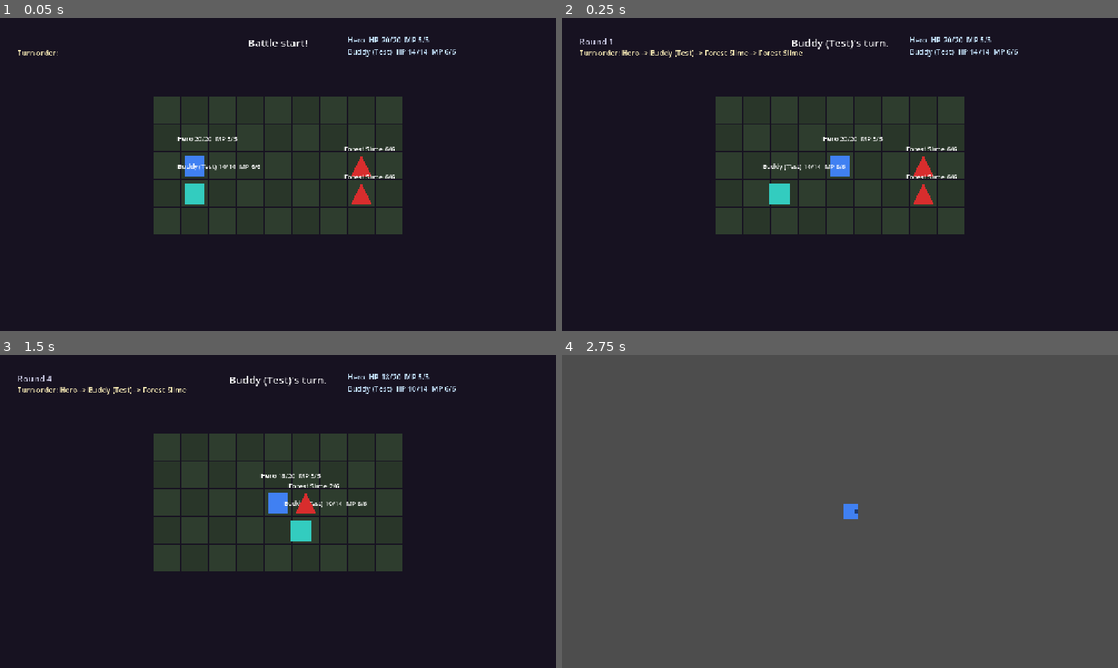
Above: before the commit, frames 1-4 (two rows, left to right).
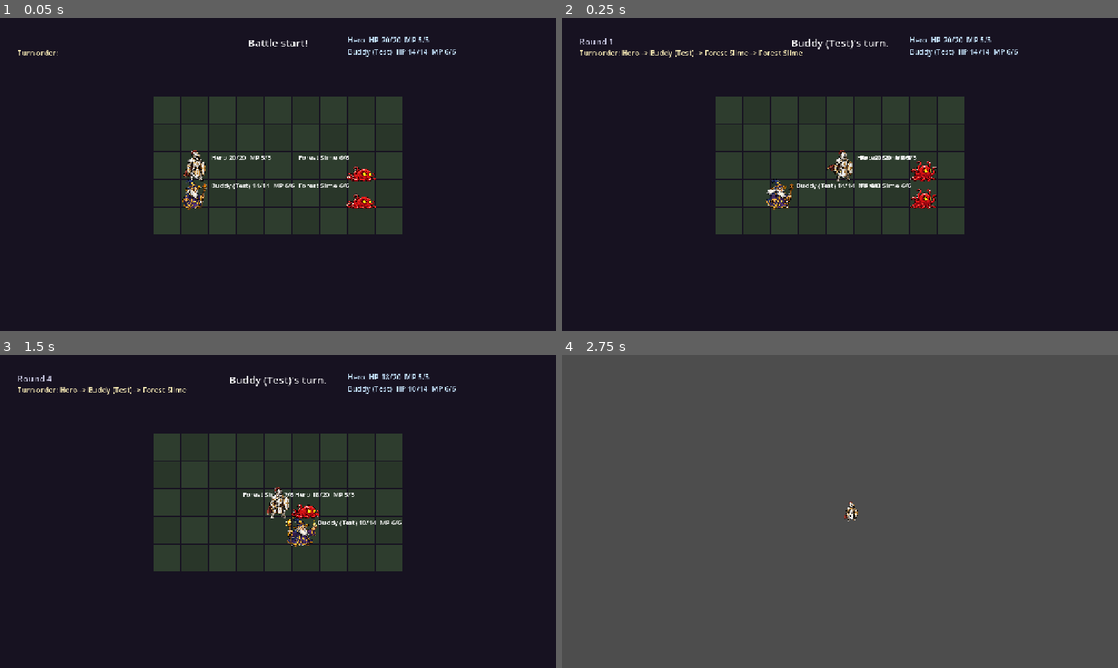
Above: after the commit, the same moments.

Repository: KaydenClark/Dungeon_Friends_Game
Game: Godot game, scene res://tests/run_tests.tscn
Same seed, same stepped clock (60 frames per second), same inputs: the game is played once before the commit and once after it. This scene is started directly instead of the project's main scene.
Inputs (mouse positions are in pixels of both pictures, inside the frame that each line leads up to):
- Up to frame 1 (0.05 s): no input
- Up to frame 2 (0.25 s): no input
- Up to frame 3 (1.5 s): tap Enter at 0.5 s; move the mouse to (400, 495) at 0.52 s; hold D (move_right) 0.53-1.28 s; hold E (confirm) 0.53-1.28 s; click (400, 495) at 0.67 s; tap Space (jump) at 0.77 s; move the mouse to (166, 527) at 1.27 s; hold S (move_down) from 1.28 s (still down); tap 1 at 1.35 s
- Up to frame 4 (2.75 s): tap Space (jump) at 1.52 s; move the mouse to (895, 442) at 2.02 s; release S (move_down) at 2.03 s; hold D (move_right) from 2.03 s (still down); tap 2 at 2.1 s

The runs differ from the first frame. In frame 1, 1.6% of the frame differs, in the area x 31-71%, y 38-62%; in frame 2, 1.6%; in frame 3, 1.3%; in frame 4, 0.1%.

Commit message:
Wire generated runtime character sprites

Diff:
--- a/game/data/characters/companion_test.tres
+++ b/game/data/characters/companion_test.tres
@@ -1,8 +1,9 @@
-[gd_resource type="Resource" script_class="CharacterStats" load_steps=4 format=3]
+[gd_resource type="Resource" script_class="CharacterStats" load_steps=5 format=3]
 
 [ext_resource type="Script" path="res://scripts/data/character_stats.gd" id="1_hero"]
 [ext_resource type="Resource" path="res://data/abilities/strike.tres" id="2_strike"]
 [ext_resource type="Resource" path="res://data/abilities/mend.tres" id="3_mend"]
+[ext_resource type="SpriteFrames" path="res://data/sprites/buddy_wizard_idle.tres" id="4_sprite"]
 
 [resource]
 script = ExtResource("1_hero")
@@ -15,4 +16,5 @@
 speed = 4
 move_range = 3
 attack_range = 1
+sprite_frames = ExtResource("4_sprite")
 starting_abilities = [ExtResource("2_strike"), ExtResource("3_mend")]
--- a/game/data/characters/hero.tres
+++ b/game/data/characters/hero.tres
@@ -1,7 +1,8 @@
-[gd_resource type="Resource" script_class="CharacterStats" load_steps=3 format=3]
+[gd_resource type="Resource" script_class="CharacterStats" load_steps=4 format=3]
 
 [ext_resource type="Script" path="res://scripts/data/character_stats.gd" id="1_hero"]
 [ext_resource type="Resource" path="res://data/abilities/strike.tres" id="2_strike"]
+[ext_resource type="SpriteFrames" path="res://data/sprites/hero_knight_idle.tres" id="3_sprite"]
 
 [resource]
 script = ExtResource("1_hero")
@@ -14,4 +15,5 @@
 speed = 5
 move_range = 3
 attack_range = 1
+sprite_frames = ExtResource("3_sprite")
 starting_abilities = [ExtResource("2_strike")]
--- a/game/data/enemies/boss_slime.tres
+++ b/game/data/enemies/boss_slime.tres
@@ -1,6 +1,7 @@
-[gd_resource type="Resource" script_class="EnemyStats" load_steps=2 format=3]
+[gd_resource type="Resource" script_class="EnemyStats" load_steps=3 format=3]
 
 [ext_resource type="Script" path="res://scripts/data/enemy_stats.gd" id="1_boss"]
+[ext_resource type="SpriteFrames" path="res://data/sprites/red_ooze_idle.tres" id="2_sprite"]
 
 [resource]
 script = ExtResource("1_boss")
@@ -13,3 +14,4 @@
 ai_behavior = 1
 xp_reward = 25
 loot_table = PackedStringArray("forest_key", "potion", "potion")
+sprite_frames = ExtResource("2_sprite")
--- a/game/data/enemies/dungeon_slime.tres
+++ b/game/data/enemies/dungeon_slime.tres
@@ -1,6 +1,7 @@
-[gd_resource type="Resource" script_class="EnemyStats" load_steps=2 format=3]
+[gd_resource type="Resource" script_class="EnemyStats" load_steps=3 format=3]
 
 [ext_resource type="Script" path="res://scripts/data/enemy_stats.gd" id="1_dungeon"]
+[ext_resource type="SpriteFrames" path="res://data/sprites/red_ooze_idle.tres" id="2_sprite"]
 
 [resource]
 script = ExtResource("1_dungeon")
@@ -13,3 +14,4 @@
 ai_behavior = 1
 xp_reward = 12
 loot_table = PackedStringArray("dungeon_key", "potion")
+sprite_frames = ExtResource("2_sprite")
--- a/game/data/enemies/forest_slime.tres
+++ b/game/data/enemies/forest_slime.tres
@@ -1,6 +1,7 @@
-[gd_resource type="Resource" script_class="EnemyStats" load_steps=2 format=3]
+[gd_resource type="Resource" script_class="EnemyStats" load_steps=3 format=3]
 
 [ext_resource type="Script" path="res://scripts/data/enemy_stats.gd" id="1_slime"]
+[ext_resource type="SpriteFrames" path="res://data/sprites/red_ooze_idle.tres" id="2_sprite"]
 
 [resource]
 script = ExtResource("1_slime")
@@ -13,3 +14,4 @@
 ai_behavior = 0
 xp_reward = 5
 loot_table = PackedStringArray()
+sprite_frames = ExtResource("2_sprite")
--- /dev/null
+++ b/game/data/sprites/buddy_wizard_idle.tres
@@ -0,0 +1,27 @@
+[gd_resource type="SpriteFrames" load_steps=6 format=3]
+
+[ext_resource type="Texture2D" path="res://assets/art/sprites/runtime/buddy_wizard_idle.png" id="1_texture"]
+
+[sub_resource type="AtlasTexture" id="AtlasTexture_1"]
+atlas = ExtResource("1_texture")
+region = Rect2(0, 0, 128, 128)
+
+[sub_resource type="AtlasTexture" id="AtlasTexture_2"]
+atlas = ExtResource("1_texture")
+region = Rect2(128, 0, 128, 128)
+
+[sub_resource type="AtlasTexture" id="AtlasTexture_3"]
+atlas = ExtResource("1_texture")
+region = Rect2(256, 0, 128, 128)
+
+[sub_resource type="AtlasTexture" id="AtlasTexture_4"]
+atlas = ExtResource("1_texture")
+region = Rect2(384, 0, 128, 128)
+
+[resource]
+animations = [{
+"frames": [{"duration": 1.0, "texture": SubResource("AtlasTexture_1")}, {"duration": 1.0, "texture": SubResource("AtlasTexture_2")}, {"duration": 1.0, "texture": SubResource("AtlasTexture_3")}, {"duration": 1.0, "texture": SubResource("AtlasTexture_4")}],
+"loop": true,
+"name": &"idle",
+"speed": 4.0
+}]
--- /dev/null
+++ b/game/data/sprites/hero_knight_idle.tres
@@ -0,0 +1,27 @@
+[gd_resource type="SpriteFrames" load_steps=6 format=3]
+
+[ext_resource type="Texture2D" path="res://assets/art/sprites/runtime/hero_knight_idle.png" id="1_texture"]
+
+[sub_resource type="AtlasTexture" id="AtlasTexture_1"]
+atlas = ExtResource("1_texture")
+region = Rect2(0, 0, 128, 128)
+
+[sub_resource type="AtlasTexture" id="AtlasTexture_2"]
+atlas = ExtResource("1_texture")
+region = Rect2(128, 0, 128, 128)
+
+[sub_resource type="AtlasTexture" id="AtlasTexture_3"]
+atlas = ExtResource("1_texture")
+region = Rect2(256, 0, 128, 128)
+
+[sub_resource type="AtlasTexture" id="AtlasTexture_4"]
+atlas = ExtResource("1_texture")
+region = Rect2(384, 0, 128, 128)
+
+[resource]
+animations = [{
+"frames": [{"duration": 1.0, "texture": SubResource("AtlasTexture_1")}, {"duration": 1.0, "texture": SubResource("AtlasTexture_2")}, {"duration": 1.0, "texture": SubResource("AtlasTexture_3")}, {"duration": 1.0, "texture": SubResource("AtlasTexture_4")}],
+"loop": true,
+"name": &"idle",
+"speed": 4.0
+}]
--- /dev/null
+++ b/game/data/sprites/red_ooze_idle.tres
@@ -0,0 +1,27 @@
+[gd_resource type="SpriteFrames" load_steps=6 format=3]
+
+[ext_resource type="Texture2D" path="res://assets/art/sprites/runtime/red_ooze_idle.png" id="1_texture"]
+
+[sub_resource type="AtlasTexture" id="AtlasTexture_1"]
+atlas = ExtResource("1_texture")
+region = Rect2(0, 0, 128, 128)
+
+[sub_resource type="AtlasTexture" id="AtlasTexture_2"]
+atlas = ExtResource("1_texture")
+region = Rect2(128, 0, 128, 128)
+
+[sub_resource type="AtlasTexture" id="AtlasTexture_3"]
+atlas = ExtResource("1_texture")
+region = Rect2(256, 0, 128, 128)
+
+[sub_resource type="AtlasTexture" id="AtlasTexture_4"]
+atlas = ExtResource("1_texture")
+region = Rect2(384, 0, 128, 128)
+
+[resource]
+animations = [{
+"frames": [{"duration": 1.0, "texture": SubResource("AtlasTexture_1")}, {"duration": 1.0, "texture": SubResource("AtlasTexture_2")}, {"duration": 1.0, "texture": SubResource("AtlasTexture_3")}, {"duration": 1.0, "texture": SubResource("AtlasTexture_4")}],
+"loop": true,
+"name": &"idle",
+"speed": 5.0
+}]
--- /dev/null
+++ b/game/scenes/dev/runtime_sprite_showcase.tscn
@@ -0,0 +1,6 @@
+[gd_scene load_steps=2 format=3]
+
+[ext_resource type="Script" path="res://scripts/dev/runtime_sprite_showcase.gd" id="1_showcase"]
+
+[node name="RuntimeSpriteShowcase" type="Node"]
+script = ExtResource("1_showcase")
--- a/game/scripts/combat/combat.gd
+++ b/game/scripts/combat/combat.gd
@@ -630,7 +630,16 @@
 	for u in units:
 		u.node = Node2D.new()
 		u.node.position = _cell_pos(u.cell)
-		if u.is_player:
+		if u.sprite_frames != null:
+			var sprite := AnimatedSprite2D.new()
+			sprite.name = "RuntimeSprite"
+			sprite.sprite_frames = u.sprite_frames
+			sprite.animation = &"idle"
+			sprite.scale = Vector2.ONE * (0.58 if u.is_player else (0.68 if u.is_boss else 0.56))
+			sprite.z_index = 2
+			u.node.add_child(sprite)
+			sprite.play()
+		elif u.is_player:
 			var rect := ColorRect.new()
 			# Hero blue; companions teal so the party reads as two people.
 			rect.color = Color(0.25, 0.5, 0.95) if u.unit_id == "hero" \
@@ -646,7 +655,10 @@
 			tri.color = Color(0.55, 0.08, 0.12) if u.is_boss else Color(0.85, 0.18, 0.18)
 			u.node.add_child(tri)
 		u.info = Label.new()
-		u.info.position = Vector2(-40, -74 if u.is_player else -50)
+		if u.sprite_frames != null:
+			u.info.position = Vector2(38, -30) if u.is_player else Vector2(-145, -30)
+		else:
+			u.info.position = Vector2(-40, -74 if u.is_player else -50)
 		u.info.add_theme_font_size_override("font_size", 15)
 		u.node.add_child(u.info)
 		_update_info(u)
--- a/game/scripts/combat/combat_unit.gd
+++ b/game/scripts/combat/combat_unit.gd
@@ -30,6 +30,7 @@
 var is_boss := false
 var defending := false
 var state := EntityState.AWAITING_TURN
+var sprite_frames: SpriteFrames
 var node: Node2D
 var info: Label
 
@@ -53,6 +54,7 @@
 	u.move_range = stats.move_range
 	u.attack_range = stats.attack_range
 	u.abilities = stats.starting_abilities
+	u.sprite_frames = stats.sprite_frames
 	u.is_player = true
 	return u
 
@@ -69,5 +71,6 @@
 	u.move_range = stats.move_range
 	u.attack_range = stats.attack_range
 	u.abilities = stats.abilities
+	u.sprite_frames = stats.sprite_frames
 	u.is_boss = stats.id == "boss_slime"
 	return u
--- a/game/scripts/data/enemy_stats.gd
+++ b/game/scripts/data/enemy_stats.gd
@@ -26,3 +26,4 @@
 ## Art-pass slots (T-043): empty until Asset Batch C/E wire real sprites.
 @export var portrait: Texture2D
 @export var combat_sprite: Texture2D
+@export var sprite_frames: SpriteFrames
--- /dev/null
+++ b/game/scripts/dev/runtime_sprite_showcase.gd
@@ -0,0 +1,35 @@
+extends Node
+## One-command visual proof for the first runtime sprite pass.
+##
+## Run windowed:
+## Godot --path . scenes/dev/runtime_sprite_showcase.tscn \
+##   -- --out=/tmp/dungeon-runtime-sprites.png
+
+var out_path := "user://runtime_sprite_showcase.png"
+
+
+func _ready() -> void:
+	for arg in OS.get_cmdline_user_args():
+		if arg.begins_with("--out="):
+			out_path = arg.trim_prefix("--out=")
+	var hero_stats: CharacterStats = load("res://data/characters/hero.tres")
+	var buddy_stats: CharacterStats = load("res://data/characters/companion_test.tres")
+	var slime_stats: EnemyStats = load("res://data/enemies/forest_slime.tres")
+	var boss_stats: EnemyStats = load("res://data/enemies/boss_slime.tres")
+	var hero := CombatUnit.from_character("hero", hero_stats, hero_stats.max_hp, hero_stats.max_mp)
+	var buddy := CombatUnit.from_character(
+			"companion_test", buddy_stats, buddy_stats.max_hp, buddy_stats.max_mp)
+	var slime := CombatUnit.from_enemy(slime_stats, 0)
+	var boss := CombatUnit.from_enemy(boss_stats, 0)
+	var combat := CombatScene.new()
+	combat.autostart = false
+	combat.setup([hero, buddy], [slime, boss],
+			{"w": 17, "h": 7, "blocked": []}, RandomNumberGenerator.new(), false, true)
+	add_child(combat)
+	for _frame in 20:
+		await get_tree().process_frame
+	await RenderingServer.frame_post_draw
+	var image := get_viewport().get_texture().get_image()
+	image.save_png(out_path)
+	print("RUNTIME SPRITE SHOWCASE: wrote ", out_path)
+	get_tree().quit(0)
--- a/game/scripts/overworld/grid_actor.gd
+++ b/game/scripts/overworld/grid_actor.gd
@@ -14,7 +14,7 @@
 var cell := Vector2i.ZERO
 var facing := Vector2i.DOWN
 var moving := false
-var body: ColorRect
+var body
 var face_marker: ColorRect
 
 
@@ -79,3 +79,22 @@
 	face_marker.size = Vector2(12, 12)
 	add_child(face_marker)
 	set_facing(facing)
+
+
+## Real-art path shared by the player and roaming enemies. SpriteFrames stay
+## on the data Resources; movement remains the same grid-snapped Node2D tween.
+func _make_sprite(frames: SpriteFrames, sprite_scale := 0.5) -> bool:
+	if frames == null or not frames.has_animation(&"idle"):
+		return false
+	var sprite := AnimatedSprite2D.new()
+	sprite.name = "RuntimeSprite"
+	sprite.sprite_frames = frames
+	sprite.animation = &"idle"
+	sprite.centered = true
+	sprite.scale = Vector2.ONE * sprite_scale
+	sprite.position = Vector2(0, 0)
+	sprite.z_index = 2
+	add_child(sprite)
+	sprite.play()
+	body = sprite
+	return true
--- a/game/scripts/overworld/overworld_enemy.gd
+++ b/game/scripts/overworld/overworld_enemy.gd
@@ -36,6 +36,8 @@
 
 
 func _ready() -> void:
+	if stats != null and _make_sprite(stats.sprite_frames, 0.68 if is_boss else 0.5):
+		return
 	var tri := Polygon2D.new()
 	var s := 30.0 if is_boss else 24.0
 	tri.polygon = PackedVector2Array([Vector2(0, -s), Vector2(s, s), Vector2(-s, s)])
--- a/game/scripts/overworld/player.gd
+++ b/game/scripts/overworld/player.gd
@@ -59,7 +59,9 @@
 
 
 func _ready() -> void:
-	_make_body(Color(0.25, 0.5, 0.95))
+	var hero: CharacterStats = load("res://data/characters/hero.tres")
+	if not _make_sprite(hero.sprite_frames, 0.5):
+		_make_body(Color(0.25, 0.5, 0.95))
 	# Snappier per-step tween than the default so grid movement reads as crisp
 	# steps rather than a laggy glide (playtest feedback 2026-07-05).
 	move_time = WALK_MOVE_TIME
@@ -216,7 +218,7 @@
 func _bob_body(duration: float) -> void:
 	if body == null:
 		return
-	var rest := body.position
+	var rest: Vector2 = body.position
 	var tw := create_tween()
 	tw.tween_property(body, "position:y", rest.y - 20.0, duration * 0.5)
 	tw.tween_property(body, "position:y", rest.y, duration * 0.5)
--- a/game/tests/test_combat_scene.gd
+++ b/game/tests/test_combat_scene.gd
@@ -164,6 +164,20 @@
 	c.free()
 
 
+func test_combat_view_uses_runtime_animated_sprites() -> void:
+	var hero := CombatUnit.from_character("hero", _character("hero"), 20, 5)
+	var buddy := CombatUnit.from_character("companion_test",
+			_character("companion_test"), 14, 6)
+	var foe := CombatUnit.from_enemy(_slime(), 0)
+	var c := _scene([hero, buddy], [foe])
+	add_child(c)
+	for unit in [hero, buddy, foe]:
+		var sprite: Node = unit.node.get_node_or_null("RuntimeSprite")
+		ok(sprite is AnimatedSprite2D,
+				"%s renders as an AnimatedSprite2D" % unit.display_name)
+	c.queue_free()
+
+
 func test_full_auto_battle_runs_to_victory_with_payload() -> void:
 	# Seeded 2v2: hero + companion vs two slimes on an open field. Auto-play
 	# drives both sides; the battle must terminate and report party HP/MP.
--- a/game/tests/test_data_resources.gd
+++ b/game/tests/test_data_resources.gd
@@ -31,6 +31,9 @@
 	eq(hero.attack, 4, "hero attack")
 	eq(hero.defense, 2, "hero defense")
 	eq(hero.speed, 5, "hero speed")
+	not_null(hero.sprite_frames, "hero carries runtime animation frames")
+	eq(hero.sprite_frames.get_frame_count(&"idle"), 4,
+			"hero idle animation has four normalized frames")
 
 
 func test_forest_slime_resource() -> void:
@@ -40,6 +43,20 @@
 	eq(slime.max_hp, 6, "slime max_hp")
 	eq(slime.xp_reward, 5, "slime xp reward")
 	not_ok(slime.loot_table.has("forest_key"), "regular slime carries no key")
+	not_null(slime.sprite_frames, "slime carries runtime animation frames")
+	eq(slime.sprite_frames.get_frame_count(&"idle"), 4,
+			"slime idle animation has four normalized frames")
+
+
+func test_combat_units_keep_resource_animation_frames() -> void:
+	var hero_stats: CharacterStats = load("res://data/characters/hero.tres")
+	var slime_stats: EnemyStats = load("res://data/enemies/forest_slime.tres")
+	var hero := CombatUnit.from_character("hero", hero_stats, 20, 5)
+	var slime := CombatUnit.from_enemy(slime_stats, 0)
+	eq(hero.sprite_frames, hero_stats.sprite_frames,
+			"party CombatUnit keeps its CharacterStats animation")
+	eq(slime.sprite_frames, slime_stats.sprite_frames,
+			"enemy CombatUnit keeps its EnemyStats animation")
 
 
 func test_boss_slime_resource() -> void:
Binary file added: game/assets/art/sprites/runtime/buddy_wizard_idle.png
Not shown, added: game/assets/art/sprites/runtime/buddy_wizard_idle.png.import
Binary file added: game/assets/art/sprites/runtime/hero_knight_idle.png
Not shown, added: game/assets/art/sprites/runtime/hero_knight_idle.png.import
Binary file added: game/assets/art/sprites/runtime/red_ooze_idle.png
Not shown, added: game/assets/art/sprites/runtime/red_ooze_idle.png.import
Binary file added: game/assets/art/sprites/source/buddy_wizard_idle_raw.png
Not shown, added: game/assets/art/sprites/source/buddy_wizard_idle_raw.png.import
Binary file added: game/assets/art/sprites/source/hero_knight_idle_raw.png
Not shown, added: game/assets/art/sprites/source/hero_knight_idle_raw.png.import
Binary file added: game/assets/art/sprites/source/red_ooze_idle_raw.png
Not shown, added: game/assets/art/sprites/source/red_ooze_idle_raw.png.import
(and 12 more such lines)
